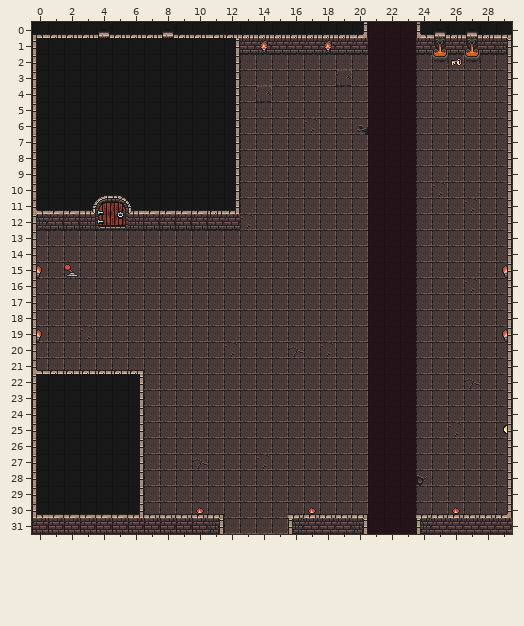
Tiled map: src/assets/map/map.tmx. That is the earlier state.
Cells are 16x16 px. Shown: x 0..29, y 0..31.
The result:
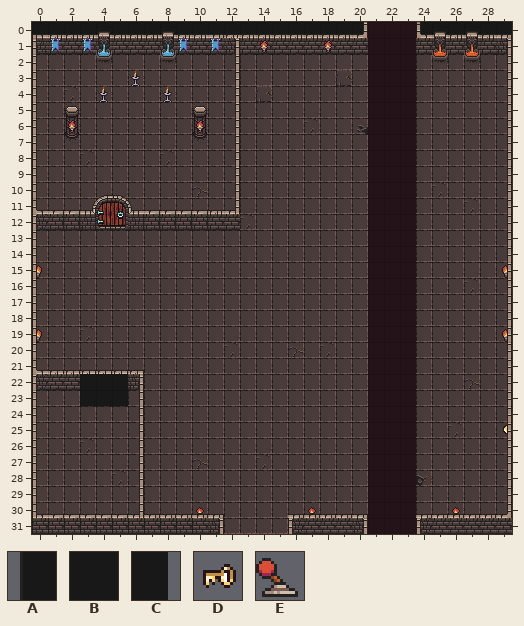
Key: from "sprites": A 55, B 56, C 57, D 101, E 269.
_ is an empty cell.
Changes in this commit:
Layer "Walls":
The edit erases the tile that lay hidden in row 6 at x 6.
Layer "Torches":
The edit erases the tile that lay hidden in row 27 at x 2.
The edit erases tile E in row 15 at x 2.
Layer "Teia":
The edit erases tile D in row 2 at x 26.
Layer "Fog" (now hidden):
The edit erases tile A in rows 1 to 11 at x 0; in rows 22 to 30 at x 0.
The edit erases tile B in rows 1 to 10 at x 1 to 11; in row 11 at x 1 to 3 and 6 to 11; in rows 22 to 23 at x 1 to 2; in rows 24 to 30 at x 1 to 5.
The edit erases tile C in rows 1 to 11 at x 12; in rows 22 to 30 at x 6.
